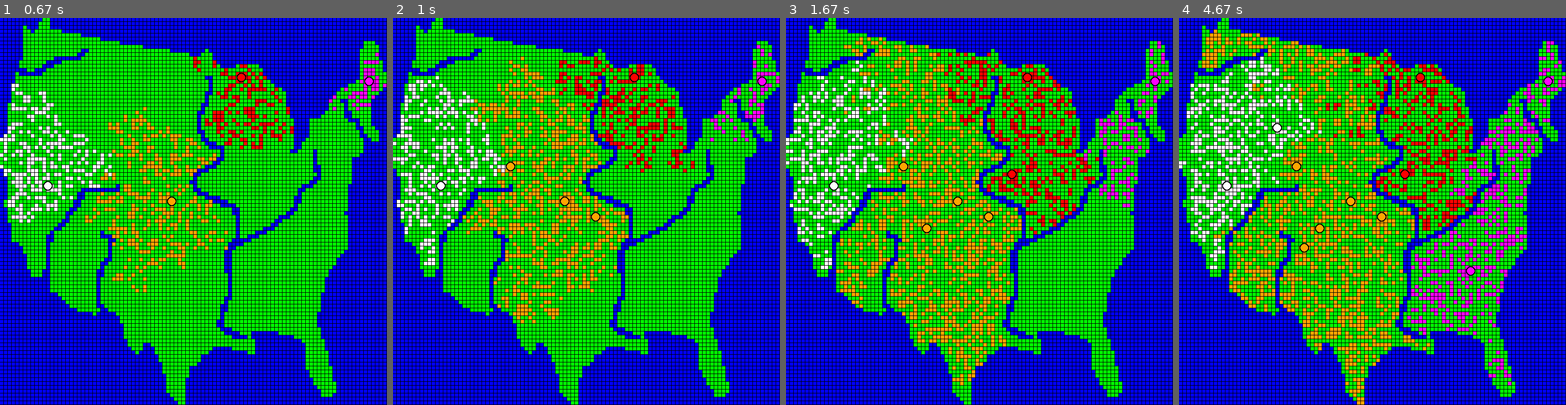
Above: before the commit, frames 1-4 (left to right).
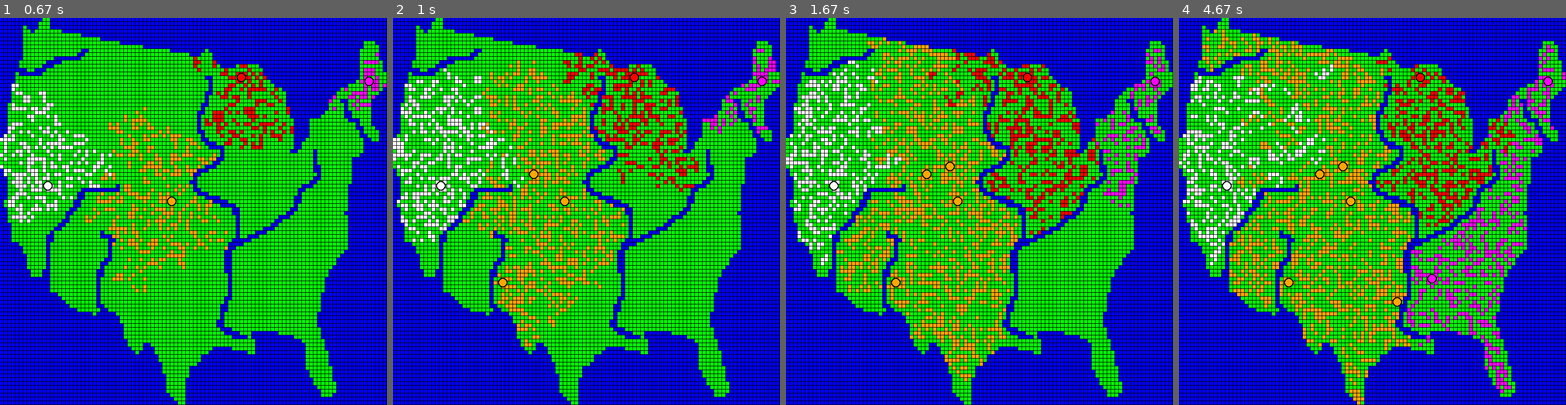
Above: after the commit, the same moments.

Repository: rowboat1/automatons
Game: pygame game, started from main.py
Two runs of this game, one before a commit and one after it. Both use one fixed random seed, a clock stepped at 60 frames per second and the inputs below.
Inputs:
- Up to frame 1 (0.67 s): no input
- Up to frame 2 (1 s): no input
- Up to frame 3 (1.67 s): no input
- Up to frame 4 (4.67 s): no input

Frame 1 is identical in both runs. In frame 2, 13% of the frame differs, in the area x 0-100%, y 7-85%; in frame 3, 17%; in frame 4, 21%, in the area x 0-100%, y 3-100%.

Commit message:
small bug fix

Diff:
--- a/main.py
+++ b/main.py
@@ -70,12 +70,8 @@
     def get_direction(self,other):
         return ((self.x - other.x) < 0, (self.y - other.y) < 0)
 
-    def display(self):
-        pygame.draw.rect(main_s, self.color, self.rect)
-
 class Ground(Tile):
     def __init__(self, x, y):
-        self.color = 'green'
         Tile.__init__(self, x, y)
 
     def display(self):
@@ -85,16 +81,18 @@
             else:
                 pygame.draw.rect(main_s, 'green', self.rect)
         else:
-            super().display()
+            pygame.draw.rect(main_s, 'green', self.rect)
 
 class Ocean(Tile):
     def __init__(self, x, y):
-        self.color = 'blue'
         Tile.__init__(self, x, y)
 
     def stream_check(self):
         if len([n for n in self.get_neighbors() if isinstance(n,Ocean)]) == 1:
             flip(self.x, self.y)
+
+    def display(self):
+        pygame.draw.rect(main_s, 'blue', self.rect)
 
 class City:
     def __init__(self, faction: Faction, tile: Tile):
@@ -190,7 +188,9 @@
             return [cell.tile for cell in self.get_cells()]
 
     def make_city(self):
-        City(self,random.choice(self.best_city_tiles()))
+        candidates = self.best_city_tiles()
+        if len(candidates) > 0:
+            City(self, random.choice(candidates))
 
     def city_check(self):
         if (len(self.get_cells()) // city_threshold) > self.get_city_count():
@@ -330,6 +330,8 @@
         new_color = get_random_color()
         new_faction = Faction(new_color)
         biggest.split(new_faction)
+    if simulation_paused:
+        set_all_zone_colors()
 
 def stream_check_mouse():
     x,y = pygame.mouse.get_pos()
